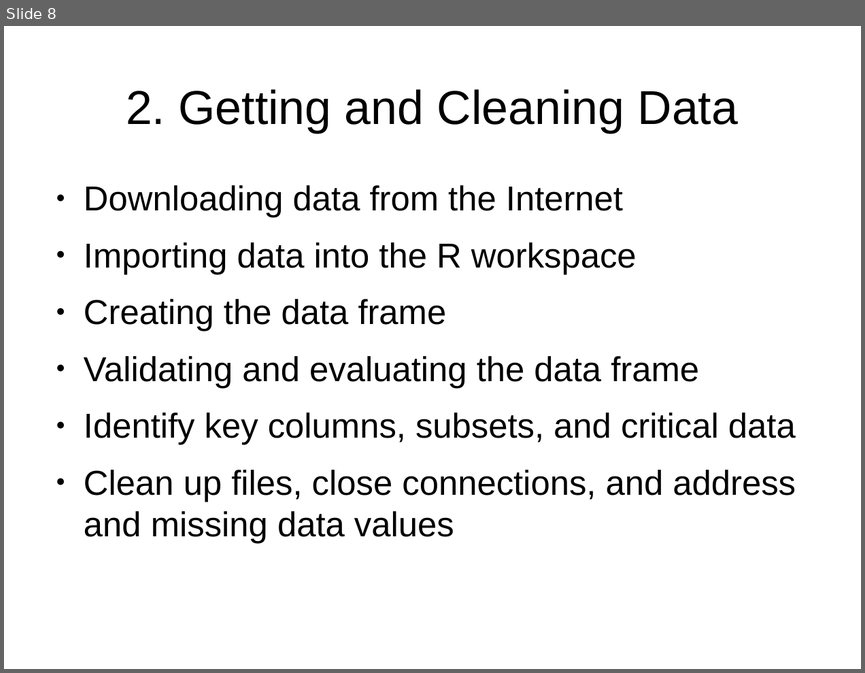
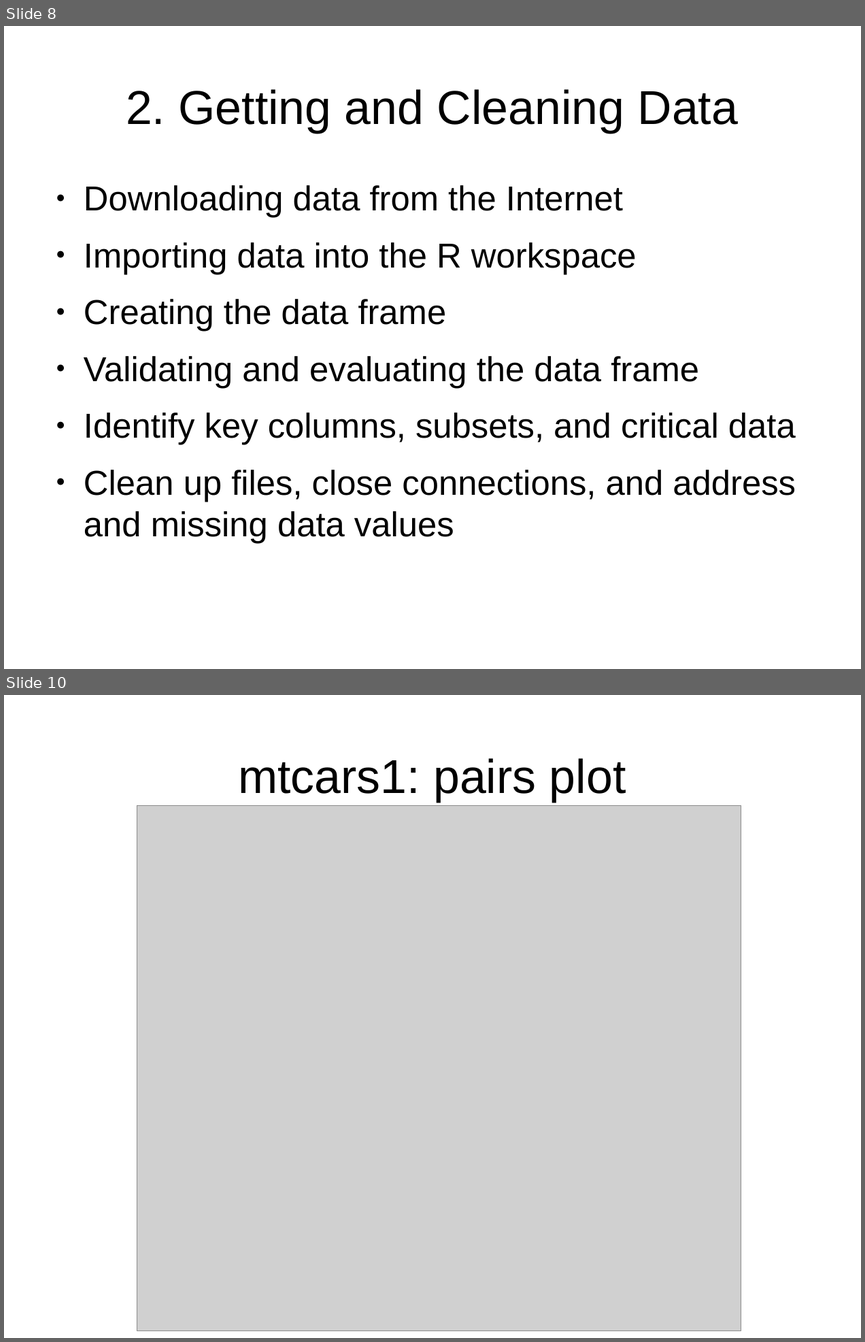
Before and after one commit to infotariat/cis121-presentation, a slide deck: R-class-project.odp. Shown one above the other, each under a label of ours: slide 8 before the commit, slides 8 and 10 after it; the slides between them are not shown. The pictures are 865x673 and 865x1342 pixels, drawn with LibreOffice and Linux fonts; fonts in the diff are those of the drawing; grey boxes stand for pictures. Boxes give left, top, right and bottom in pixels: in the first picture for what was removed or moved away, otherwise in the second. Text is boxed around its words. In the diff, an @@ line names an element or a change of style, - is before the commit and + after.

```diff
--- a/R-class-project.odp
+++ b/R-class-project.odp
@@ slide 10 added at (x1=4, y1=695, x2=861, y2=1338), background #FFFFFF @@
@@ title added at (x1=238, y1=758, x2=626, y2=802), 44 pt, text #000000 @@
+mtcars1: pairs plot
@@ picture added at (x1=137, y1=805, x2=741, y2=1330) @@
```
Also in this commit, not shown: 1 slide changed, 44 other slides added, 21 slides removed, 2 other files.
